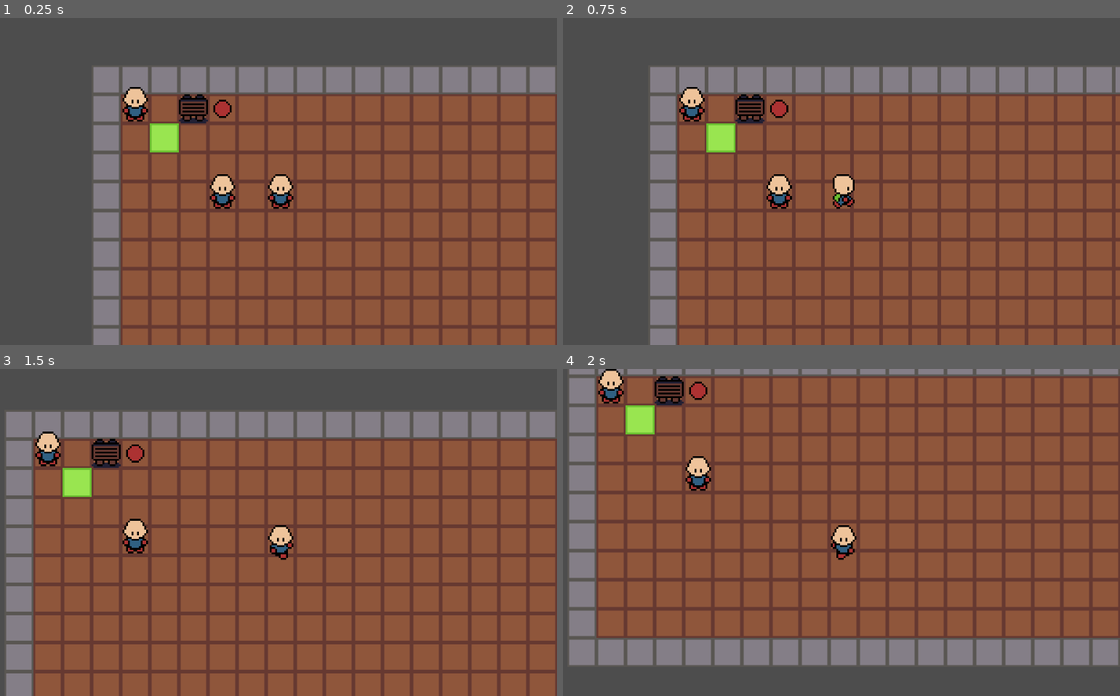
Above: before the commit, frames 1-4 (two rows, left to right).
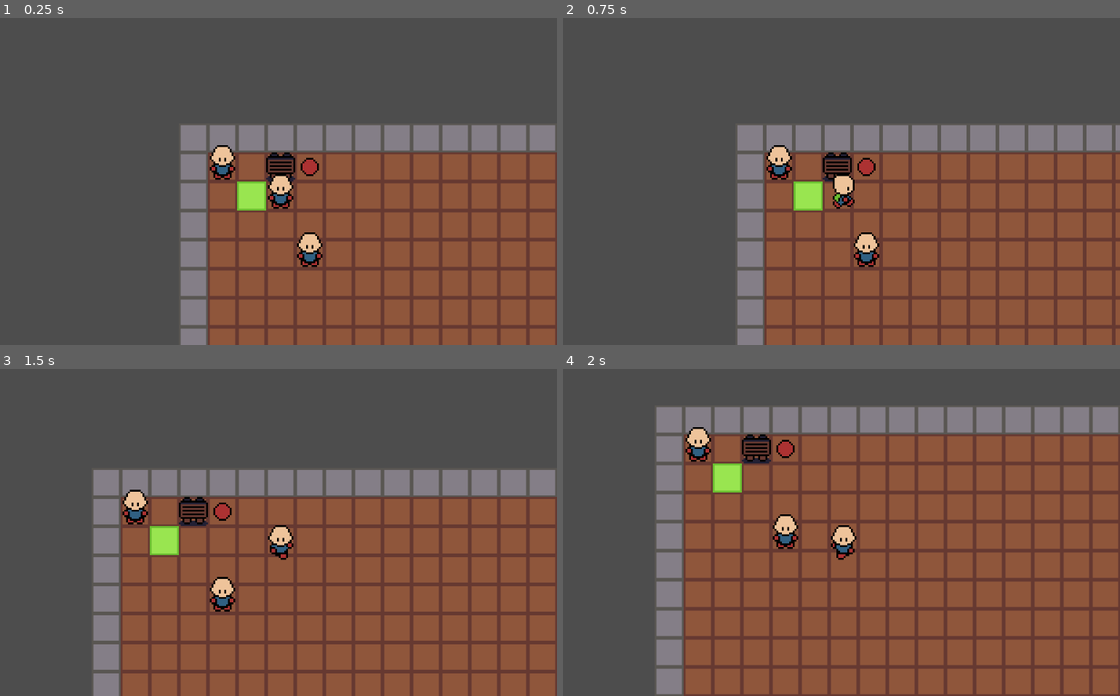
Above: after the commit, the same moments.

Repository: jevonsp/monster-tamer
Game: Godot game, scene res://main/main.tscn
Two runs of this game, one before a commit and one after it. Both use one fixed random seed, a clock stepped at 60 frames per second and the inputs below.
Inputs (mouse positions are in pixels of both pictures, inside the frame that each line leads up to):
- Up to frame 1 (0.25 s): no input
- Up to frame 2 (0.75 s): tap Enter at 0.5 s; move the mouse to (958, 165) at 0.52 s; hold D (right) from 0.53 s (still down); hold Space (yes) from 0.53 s (still down); click (958, 165) at 0.67 s
- Up to frame 3 (1.5 s): move the mouse to (150, 548) at 1.27 s; release D (right) at 1.28 s; release Space (yes) at 1.28 s; hold S (down) from 1.28 s (still down); tap Shift at 1.35 s
- Up to frame 4 (2 s): keep holding S (down)

The runs differ from the first frame. In frame 1, 34% of the frame differs, in the area x 16-100%, y 14-100%; in frame 2, 34%; in frame 3, 38%; in frame 4, 49%, in the area x 1-100%, y 0-100%.

Commit message:
Save point before exp rework

Diff:
--- a/battle/battle.gd
+++ b/battle/battle.gd
@@ -95,18 +95,37 @@
 	_toggle_player()
 	_toggle_visible()
 
+
+func _start_trainer_battle(trainer_party: Array[Monster]) -> void:
+	_clear_actors()
+
+	enemy_party = trainer_party.duplicate()
+	enemy_actor = enemy_party[0]
+
+
 func end_battle() -> void:
 	_clear_all()
 	_toggle_visible()
 	_toggle_player()
 	Global.battle_ended.emit()
 
+
 func _set_player_party(party: Array[Monster]) -> void:
 	player_party = party
+
+
+func _check_player_actor_fainted() -> bool:
+	return player_actor.is_fainted
+
+
+func _check_enemy_actor_fainted() -> bool:
+	return enemy_actor.is_fainted
+
 
 func _clear_actors() -> void:
 	player_actor = null
 	enemy_actor = null
+
 
 func _clear_all() -> void:
 	_clear_actors()
--- a/battle/battle_handler.gd
+++ b/battle/battle_handler.gd
@@ -10,6 +10,7 @@
 		await _execute_turn_queue()
 		battle.processing = true
 
+
 func _get_enemy_action() -> void:
 	var available_moves: Array[Move] = []
 	for move in battle.enemy_actor.moves:
@@ -18,6 +19,7 @@
 
 	if not available_moves.is_empty():
 		_add_move_to_queue(available_moves.pick_random(), battle.enemy_actor)
+
 
 func _add_move_to_queue(move: Move, actor: Monster) -> bool:
 	if move == null:
@@ -31,10 +33,12 @@
 	})
 	return true
 
+
 func _get_target(actor: Monster, move: Move) -> Monster:
 	if move.is_self_targeting:
 		return actor
 	return battle.enemy_actor if actor == battle.player_actor else battle.player_actor
+
 
 func _execute_turn_queue() -> void:
 	_sort_turn_queue()
@@ -51,16 +55,17 @@
 			if not exp_completed[0]:
 				await Global.experience_animation_complete
 
-		if _check_win():
+		if _check_enemy_out_of_monsters():
 			_win()
 			return
-		if _check_lose():
+		if _check_player_out_of_monsters():
 			_lose()
 			return
 
 	turn_queue.clear()
 	battle.processing = true
 	battle.input_handler._manage_focus()
+
 
 func _sort_turn_queue() -> void:
 	turn_queue.sort_custom(func(a, b):
@@ -69,17 +74,20 @@
 		return a.actor.speed > b.actor.speed
 	)
 
-func _check_win() -> bool:
+
+func _check_enemy_out_of_monsters() -> bool:
 	for monster in battle.enemy_party:
 		if not monster.is_fainted:
 			return false
 	return true
 
-func _check_lose() -> bool:
+
+func _check_player_out_of_monsters() -> bool:
 	for monster in battle.player_party:
 		if not monster.is_fainted:
 			return false
 	return true
+
 
 func _win() -> void:
 	var text: Array[String] = ["You won!"]
@@ -87,6 +95,7 @@
 	await Global.battle_text_box_complete
 	battle.end_battle()
 
+
 func _lose() -> void:
 	var text: Array[String] = ["You lost!"]
 	Global.send_battle_text_box.emit(text, false)
--- a/battle/player_exp_bar.gd
+++ b/battle/player_exp_bar.gd
@@ -1,46 +1,73 @@
 extends ProgressBar
 var actor = null
-
+var is_animating: bool = false
 func _ready() -> void:
-	Global.monster_gained_exp.connect(_on_monster_gained_exp)
+	if not Global.monster_gained_exp.is_connected(_on_monster_gained_exp):
+		Global.monster_gained_exp.connect(_on_monster_gained_exp)
 
 
 func _on_monster_gained_exp(monster: Monster, amount: int) -> void:
+	print("signal received by: ", get_path(), " is_animating=", is_animating)
 	if actor == monster:
+		if not visible:
+			return
 		await get_tree().create_timer(Global.DEFAULT_DELAY).timeout
 		await tween_bar(monster, amount)
 		Global.experience_animation_complete.emit()
 
 
+
+func update_values(lvl: int, val) -> void:
+	var min_exp: int = Monster.EXPERIENCE_PER_LEVEL * (lvl - 1)
+	var max_exp: int = Monster.EXPERIENCE_PER_LEVEL * lvl
+	min_value = min_exp
+	value = val
+	max_value = max_exp
+
+
 func tween_bar(monster: Monster, amount: int):
+	if is_animating:
+		return
+	is_animating = true
 	var base = Monster.EXPERIENCE_PER_LEVEL
 	var remaining_exp = amount
+	print("tween_bar start: amount=%d, monster.exp=%d, monster.level=%d" % [amount, monster.experience, monster.level])
 
 	while remaining_exp > 0:
 		var current_exp = monster.experience
 		var exp_needed = base * monster.level - current_exp
 		var exp_to_gain = min(remaining_exp, exp_needed)
 
+		print("loop: remaining=%d, current_exp=%d, exp_needed=%d, exp_to_gain=%d, bar.value=%f" % [remaining_exp, current_exp, exp_needed, exp_to_gain, value])
+
 		var tween = get_tree().create_tween()
 		tween.tween_property(self, "value", current_exp + exp_to_gain, Global.DEFAULT_DELAY)
 		await tween.finished
+		print("tween finished: bar.value=%f" % value)
 
 		monster.experience += exp_to_gain
 		remaining_exp -= exp_to_gain
+		print("after update: monster.exp=%d, remaining=%d" % [monster.experience, remaining_exp])
 
 		if monster.experience >= base * monster.level:
-			monster.gain_level()
+			print("leveling up from %d" % monster.level)
+			await monster.gain_level()
 			set_new_bounds(monster.level)
-			value = monster.experience
+			value = monster.experience  # this sets value AFTER set_new_bounds resets it — correct
+			print("after level up: level=%d, bar.value=%f, min=%f, max=%f" % [monster.level, value, min_value, max_value])
+			is_animating = false
+			return
 
 	set_new_bounds(monster.level)
+	print("tween_bar done: bar.value=%f, min=%f, max=%f" % [value, min_value, max_value])
+	is_animating = false
 
 
 func set_new_bounds(level: int) -> void:
 	var min_exp = Monster.EXPERIENCE_PER_LEVEL * (level - 1)
 	var max_exp = Monster.EXPERIENCE_PER_LEVEL * level
-
 	min_value = min_exp
+	value = min_value
 	max_value = max_exp
 
 func update():
--- a/battle/texture_rect.gd
+++ b/battle/texture_rect.gd
@@ -30,6 +30,14 @@
 		enemy_actor = null
 
 
+func _play_monster_switch_in(_target: Monster) -> void:
+	pass
+
+
+func _play_monster_switch_out(_target: Monster) -> void:
+	pass
+
+
 func clear_image() -> void:
 	reset_texture()
 	reset_position()
--- a/battle/ui_handler.gd
+++ b/battle/ui_handler.gd
@@ -37,8 +37,8 @@
 	var min_exp: int = Monster.EXPERIENCE_PER_LEVEL * (battle.player_actor.level - 1)
 	var max_exp: int = Monster.EXPERIENCE_PER_LEVEL * battle.player_actor.level
 
+	battle.player_display["exp_bar"].min_value = min_exp
 	battle.player_display["exp_bar"].max_value = max_exp
-	battle.player_display["exp_bar"].min_value = min_exp
 	battle.player_display["exp_bar"].value = battle.player_actor.experience
 	battle.player_display["exp_bar"].actor = battle.player_actor
 
--- a/classes/Monster.gd
+++ b/classes/Monster.gd
@@ -56,6 +56,11 @@
 func faint():
 	is_fainted = true
 	Global.send_monster_fainted.emit(self)
+	# Waits for the currently opened text box to be closed
+	await Global.battle_text_box_complete
+	var ta: Array[String] = ["%s fainted!" % [name]]
+	Global.send_battle_text_box.emit(ta, true)
+	await Global.battle_text_box_complete
 	Global.send_monster_death_experience.emit(EXPERIENCE_PER_LEVEL * level)
 
 
@@ -72,5 +77,9 @@
 
 
 func gain_level(amount: int = 1) -> void:
+	print("leveling from %s to %s" % [level, level + amount])
 	level += amount
 	Global.monster_gained_level.emit(self, amount)
+	var ta: Array[String] = ["%s leveled up to %s." % [name, level]]
+	Global.send_battle_text_box.emit(ta, false)
+	await Global.battle_text_box_complete
--- a/main/main.tscn
+++ b/main/main.tscn
@@ -61,7 +61,7 @@
 [node name="TestMap" parent="." unique_id=322966199 instance=ExtResource("2_pjrb6")]
 
 [node name="Player" parent="." unique_id=930582059 instance=ExtResource("1_53q0u")]
-position = Vector2(96, 64)
+position = Vector2(48, 32)
 WALK_SPEED = 4.5
 
 [node name="WildZone" parent="." unique_id=304061207 instance=ExtResource("4_c651c")]
--- a/moves/puddle_slap/puddle_slap.tres
+++ b/moves/puddle_slap/puddle_slap.tres
@@ -7,5 +7,6 @@
 script = ExtResource("1_sb7qw")
 name = "Puddle Slap"
 animation = ExtResource("1_dfaxd")
+base_power = 10
 description = "Slap a puddle, making a small splash."
 metadata/_custom_type_script = "uid://cawunai26wo8m"
--- a/player/player.gd
+++ b/player/player.gd
@@ -48,7 +48,6 @@
 			process_walking_state(delta)
 
 func _input(event: InputEvent) -> void:
-	print("player processing: ", processing)
 	if not processing:
 		return
 	if event.is_action_pressed("yes"):
